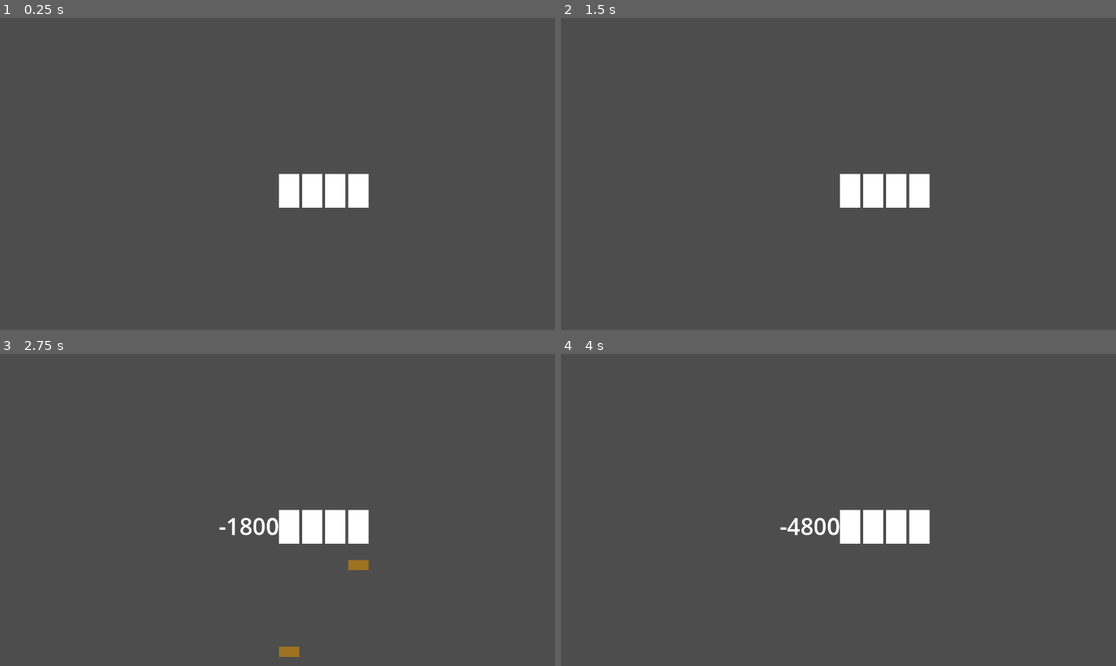
Above: before the commit, frames 1-4 (two rows, left to right).
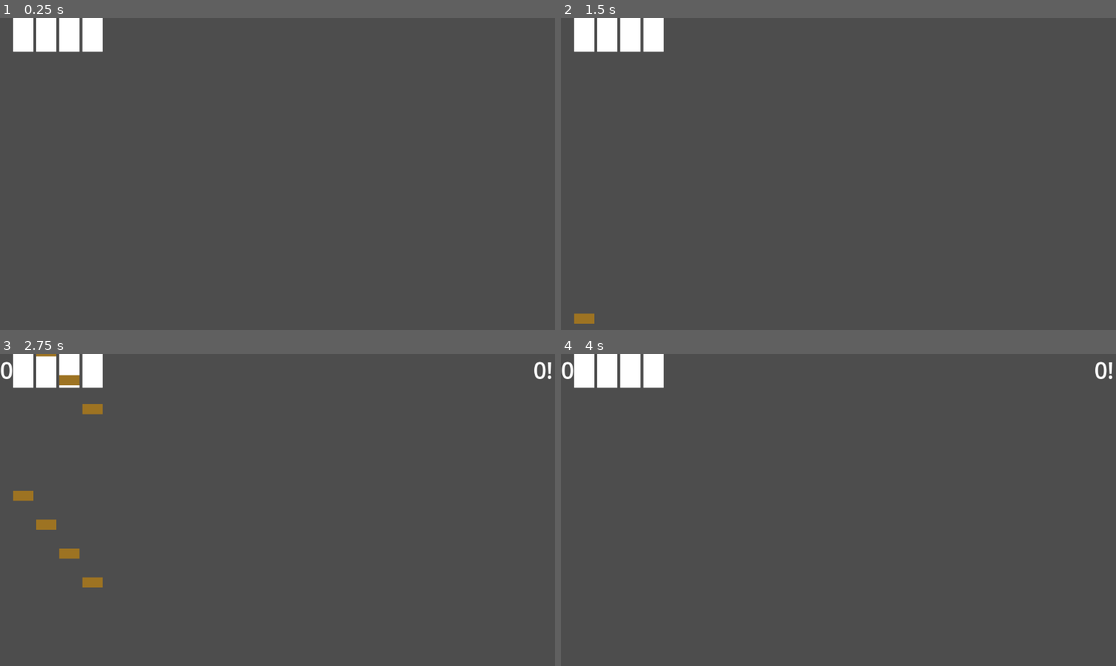
Above: after the commit, the same moments.

Repository: coltonisgod234/Project-KURO-Client
Game: Godot game, scene res://gameplay/play_nk.tscn
The game is run twice, just before and just after one commit, with the same random seed, the same clock (stepped at 60 frames per second) and the same inputs.
Inputs:
- Up to frame 1 (0.25 s): no input
- Up to frame 2 (1.5 s): tap Enter at 0.5 s; tap Space at 1.25 s
- Up to frame 3 (2.75 s): no input
- Up to frame 4 (4 s): no input

The runs differ from the first frame. In frame 1, 3.3% of the frame differs, in the area x 2-67%, y 0-61%; in frame 2, 3.4%; in frame 3, 4.5%, in the area x 0-100%, y 0-98%; in frame 4, 3.7%.

Commit message:
I cleaned up the code a bit

Diff:
--- /dev/null
+++ b/gameplay/key.gd
@@ -0,0 +1,22 @@
+extends Area2D
+
+@export var note_miss_line: int = -35
+
+signal note_destroyed(lane_node: Node, note: Node)
+signal note_hit(lane_node: Node, note: Node)
+signal note_miss(lane_node: Node, note: Node)
+
+func eval_note(node, lane_num):
+	var key = "key%s" % lane_num
+	var is_pressed = Input.is_action_pressed(key)
+	if self.overlaps_area(node.get_node("Area2D")):
+		#print("NODE IS OVERLAPPING")
+		if is_pressed:
+			note_hit.emit(self, node)
+			note_destroyed.emit(self, node)
+			node.queue_free()
+
+	elif node.position.y < 0:
+		note_miss.emit(self, node)
+		note_destroyed.emit(self, node)
+		node.queue_free()
--- a/gameplay/lane.gd
+++ b/gameplay/lane.gd
@@ -1,11 +1,7 @@
 extends Node2D
 
-signal note_destroyed(lane_node: Node, note: Node)
-signal note_hit(lane_node: Node, note: Node)
-signal note_miss(lane_node: Node, note: Node)
+var NoteScene = preload("res://gameplay/note.tscn")
 signal beatcounter_too_large(lane_node: Node)
-
-var NoteScene = preload("res://gameplay/note.tscn")
 
 var timings: Array
 var current_beat: int = 0
@@ -47,24 +43,10 @@
 	if should_count_sec: update_sec_since_map_start()
 	if should_do_spawns: do_spawns()
 	for child in $NoteContainer.get_children():
-		eval_note(child)
+		$Key.eval_note(child, lane_num)
 
 func spawn_note(speed: float):
 	var note_instance = NoteScene.instantiate()
 	note_instance.position = Vector2(0, 700)
 	note_instance.speed = speed
 	$NoteContainer.add_child(note_instance)
-
-func eval_note(node):
-	var key = "key%s" % lane_num
-	var is_pressed = Input.is_action_pressed(key)
-	var hit_calc = node.position.y + ((hit_window / 2) - forgiveness)
-	if abs(hit_calc) <= hit_window and is_pressed:
-		note_hit.emit(self, node)
-		note_destroyed.emit(self, node)
-		node.queue_free()
-
-	elif hit_calc <= hit_window:
-		note_miss.emit(self, node)
-		note_destroyed.emit(self, node)
-		node.queue_free()
--- a/gameplay/lane.tscn
+++ b/gameplay/lane.tscn
@@ -1,6 +1,7 @@
-[gd_scene load_steps=3 format=3 uid="uid://mum0qmlxuvye"]
+[gd_scene load_steps=4 format=3 uid="uid://mum0qmlxuvye"]
 
-[ext_resource type="Script" uid="uid://cueb4vjm7liat" path="res://gameplay/lane.gd" id="1_phwy2"]
+[ext_resource type="Script" uid="uid://d361jtphwpdin" path="res://gameplay/lane.gd" id="1_phwy2"]
+[ext_resource type="Script" uid="uid://cueb4vjm7liat" path="res://gameplay/key.gd" id="2_8ntnh"]
 
 [sub_resource type="RectangleShape2D" id="RectangleShape2D_6ma31"]
 size = Vector2(48, 70)
@@ -11,12 +12,13 @@
 metadata/active = true
 metadata/t = []
 
-[node name="Area2D" type="Area2D" parent="."]
+[node name="Key" type="Area2D" parent="."]
+script = ExtResource("2_8ntnh")
 
-[node name="CollisionShape2D" type="CollisionShape2D" parent="Area2D"]
+[node name="KeyShape" type="CollisionShape2D" parent="Key"]
 shape = SubResource("RectangleShape2D_6ma31")
 
-[node name="ColorRect" type="ColorRect" parent="Area2D/CollisionShape2D"]
+[node name="KeyColour" type="ColorRect" parent="Key/KeyShape"]
 offset_left = -21.0
 offset_top = -35.0
 offset_right = 21.0
--- a/gameplay/lane_container.gd
+++ /dev/null
@@ -1 +0,0 @@
-extends Node2D
--- a/gameplay/map_manager.gd
+++ /dev/null
@@ -1 +0,0 @@
-extends Node2D
--- a/gameplay/play_nk.gd
+++ b/gameplay/play_nk.gd
@@ -77,11 +77,11 @@
 		lane.timings = map_lanes[i]
 		lane.lane_num = i
 		lane.position = Vector2(pixels_per_lane + i * pixels_per_lane, 35)
-		lane.note_miss.connect(_on_note_miss)
-		lane.note_hit.connect(_on_note_hit)
-		lane.note_destroyed.connect(_on_note_destroyed)
+		lane.get_node("Key").note_miss.connect(_on_note_miss)
+		lane.get_node("Key").note_hit.connect(_on_note_hit)
+		#lane.note_destroyed.connect(_on_note_destroyed)
 		lane.beatcounter_too_large.connect(_on_beatcounter_too_large)
-		self.add_child(lane)
+		$LaneContainer.add_child(lane)
 
 func _on_note_destroyed(lane, note):
 	print("note destoyed apparently ok cool")
--- a/gameplay/play_nk.tscn
+++ b/gameplay/play_nk.tscn
@@ -4,13 +4,16 @@
 [ext_resource type="Script" uid="uid://xox1c4a15mf8" path="res://gameplay/score_counter.gd" id="2_wybys"]
 [ext_resource type="Script" uid="uid://dppk1qjafrkmq" path="res://gameplay/combo_counter.gd" id="2_ytvs4"]
 [ext_resource type="LabelSettings" uid="uid://bimv20nlm4e06" path="res://gameplay/HUDLabels.tres" id="3_ibnmv"]
-[ext_resource type="Script" uid="uid://g8tb4bx2qivh" path="res://gameplay/song_player.gd" id="5_ibnmv"]
+
+[sub_resource type="GDScript" id="GDScript_wwfg7"]
+script/source = "extends Node2D
+"
 
 [node name="Play" type="Node2D"]
 script = ExtResource("1_yepx1")
 
 [node name="Camera2D" type="Camera2D" parent="."]
-offset = Vector2(0, -324)
+offset = Vector2(552, 0)
 limit_left = 0
 limit_top = 0
 limit_right = 600
@@ -18,17 +21,17 @@
 limit_smoothed = true
 
 [node name="SongPlayer" type="AudioStreamPlayer2D" parent="."]
-script = ExtResource("5_ibnmv")
 
 [node name="CharacterContainer" type="Node2D" parent="."]
 
 [node name="LaneContainer" type="Node2D" parent="."]
+script = SubResource("GDScript_wwfg7")
 
 [node name="HUD" type="Control" parent="."]
 layout_mode = 3
 anchors_preset = 0
-offset_right = 40.0
-offset_bottom = 40.0
+offset_right = 1148.0
+offset_bottom = 645.0
 
 [node name="ComboCounter" type="Label" parent="HUD"]
 layout_mode = 1
--- a/gameplay/score_counter.gd
+++ b/gameplay/score_counter.gd
@@ -4,13 +4,21 @@
 
 var score = 0
 
+func verify_score(s:int):
+	if s < 0:
+		return 0
+	else:
+		return s
+
 func add_score(s:int):
+	s = verify_score(s)
 	score += s
 	print("The score have been change yay %s" % score)
 	self.text = "%s!" % score
 	score_changed.emit(score)
 
 func set_score(s:int):
+	s = verify_score(s)
 	score = s
 	self.text = "%s!" % score
 	score_changed.emit(score)
Not shown, added: gameplay/key.gd.uid
Not shown, changed: gameplay/lane.gd.uid
Not shown, removed: gameplay/lane_container.gd.uid
Not shown, removed: gameplay/map_manager.gd.uid
